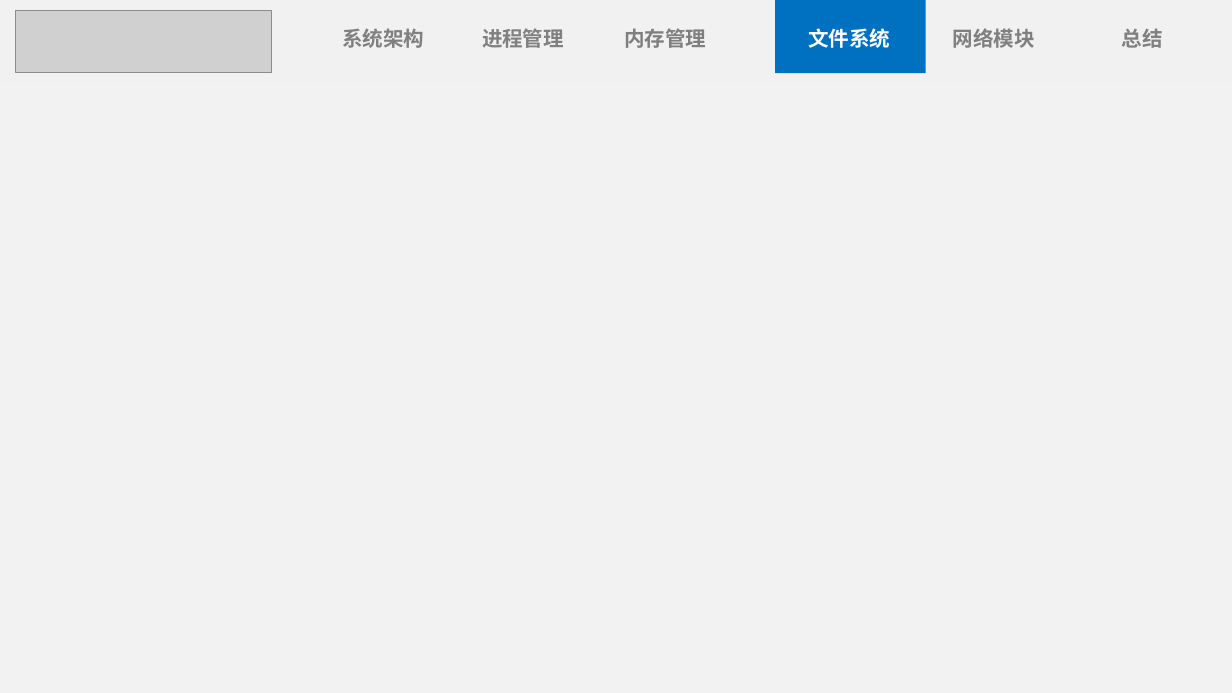
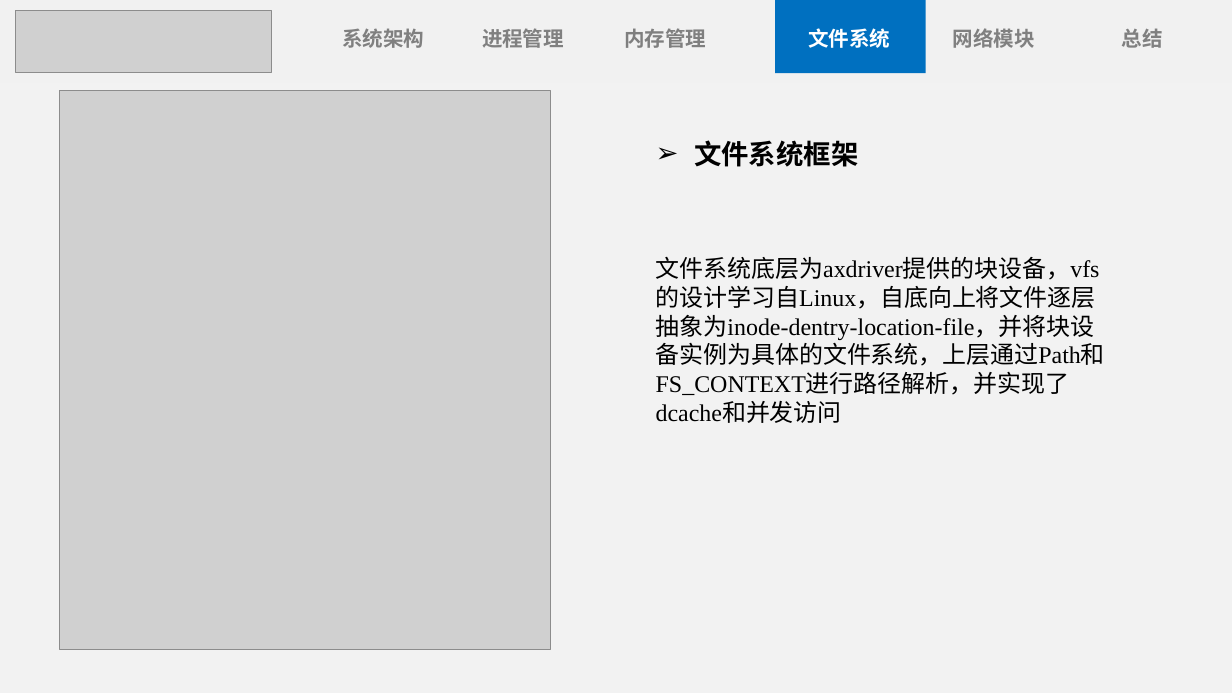
Before and after one commit to Anekoique/StarryX, a slide deck: slide 18 of docs/StarryX.pptx (slide 15 before the commit). Drawn at 1232x693 pixels with LibreOffice and Linux fonts; fonts in the diff are those of the drawing; grey boxes stand for pictures. Boxes give left, top, right and bottom in pixels: in the first picture for what was removed or moved away, otherwise in the second. Text is boxed around its words. In the diff, an @@ line names an element or a change of style, - is before the commit and + after.

```diff
--- a/docs/StarryX.pptx
+++ b/docs/StarryX.pptx
@@ picture added at (x1=60, y1=91, x2=551, y2=649) @@
@@ text added at (x1=694, y1=140, x2=858, y2=167), 32 pt, text #000000, bold @@
+➢ 文件系统框架
@@ text added at (x1=656, y1=257, x2=1105, y2=423), 28 pt, text #000000 @@
+文件系统底层为axdriver提供的块设备，vfs的设计学习自Linux，自底向上将文件逐层抽象为inode-dentry-location-file，并将块设备实例为具体的文件系统，上层通过Path和FS_CONTEXT进行路径解析，并实现了dcache和并发访问
```
Also in this commit, not shown: 18 other slides changed, 3 slides added, 1 slide removed, 3 other files.
